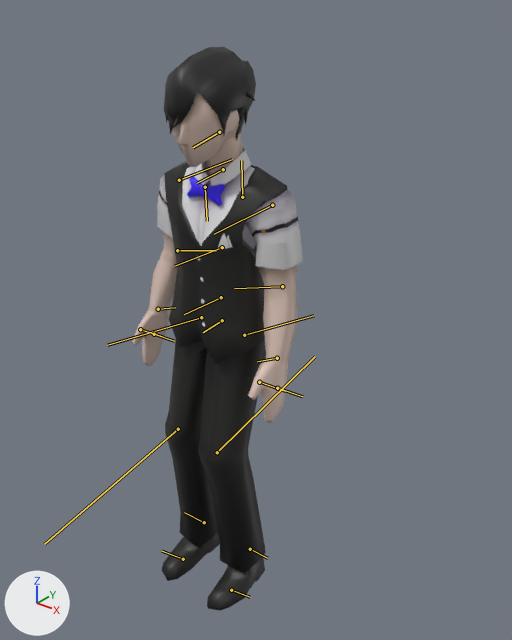
The FBX model Assets/GameMain/Models/Character/Ethan/M_Ethan_Work.fbx, before and after one commit.
Rendered twice from a 50 mm camera at (0.0169, -0.0184, 0.0247) aimed at (0.0012, 0.0013, 0.0125). Lighting does not change. The marker at lower left points along +X, +Y and +Z. Both versions are drawn at frame 24 of the action 'Take 001'; the numbers are the values there. The bones that bend it are drawn over the model as lines.

In view in the first picture: 'M_Body', 'M_Bowtie', 'M_Hair', 'M_Lower', 'M_Neckline'.
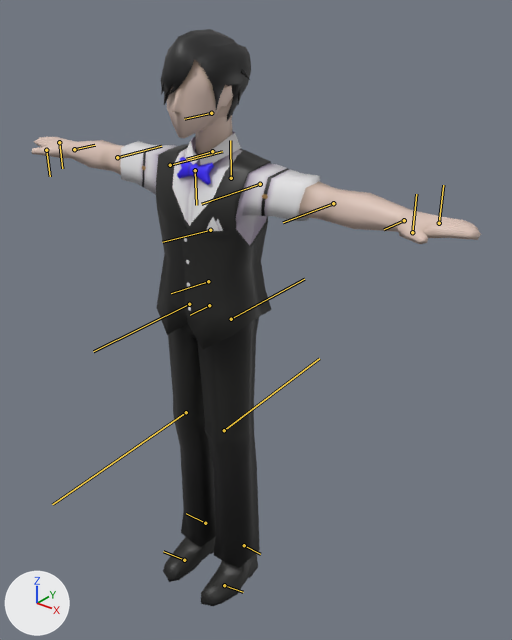
What differs and where, as boxes [x1, y1, x2, y2] in the pictures (512 x 640 px):
'M_Body', posed (162% wider, 19% shorter)
    before: [132, 161, 303, 423]
    after: [31, 137, 481, 349]
'M_Lower', posed (7% narrower)
    before: [162, 338, 266, 611]
    after: [163, 317, 260, 606]
'M_Hair', posed
    before: [164, 47, 256, 178]
    after: [161, 29, 251, 158]
bone 'Ethan_Hips', root to tip
    before: (222, 320) to (203, 332)
    after: (209, 305) to (190, 315)
bone 'Ethan_LeftUpLeg', root to tip
    before: (244, 335) to (314, 315)
    after: (231, 319) to (304, 279)
bone 'Ethan_LeftLeg', root to tip
    before: (217, 452) to (315, 356)
    after: (224, 430) to (319, 358)
bone 'Ethan_LeftFoot', root to tip
    before: (250, 549) to (267, 558)
    after: (244, 545) to (260, 554)
bone 'Ethan_RightUpLeg', root to tip
    before: (201, 317) to (107, 345)
    after: (189, 304) to (93, 351)
bone 'Ethan_RightLeg', root to tip
    before: (178, 429) to (44, 544)
    after: (186, 412) to (52, 504)
bone 'Ethan_RightFoot', root to tip
    before: (204, 522) to (184, 512)
    after: (205, 523) to (186, 513)
bone 'Ethan_LeftArm', root to tip
    before: (272, 205) to (214, 234)
    after: (260, 184) to (201, 204)
bone 'Ethan_LeftForeArm', root to tip
    before: (282, 286) to (234, 288)
    after: (333, 203) to (283, 222)
bone 'Ethan_LeftHand', root to tip
    before: (277, 358) to (257, 361)
    after: (404, 220) to (384, 229)
bone 'Ethan_RightArm', root to tip
    before: (179, 180) to (232, 159)
    after: (170, 165) to (222, 151)
bone 'Ethan_RightForeArm', root to tip
    before: (177, 250) to (216, 250)
    after: (117, 157) to (161, 146)
bone 'Ethan_RightHand', root to tip
    before: (158, 309) to (175, 307)
    after: (74, 149) to (95, 145)
bone 'Ethan_Neck', root to tip
    before: (223, 169) to (197, 183)
    after: (212, 151) to (186, 159)
bone 'Ethan_Head', root to tip
    before: (219, 132) to (193, 147)
    after: (211, 113) to (184, 119)

The change in detail:
Bone 'Ethan_Hips' (bone_ethan_hips) moves from (-0.044, 0.002, 0.065) to (0.0, 0.0, 0.0).
Bone 'Ethan_Hips' (bone_ethan_hips) turns from (0, -2, 4) to (0, 0, 0) degrees about its own x, y and z.
Bone 'Ethan_LeftUpLeg' (bone_ethan_leftupleg) turns from (0, 0, -17) to (0, 0, 0) degrees about its own x, y and z.
Bone 'Ethan_LeftLeg' (bone_ethan_leftleg) turns from (0, 0, 21) to (0, 0, 0) degrees about its own x, y and z.
Bone 'Ethan_LeftFoot' (bone_ethan_leftfoot) turns from (2, -2, -9) to (0, 0, 0) degrees about its own x, y and z.
Bone 'Ethan_RightUpLeg' (bone_ethan_rightupleg) turns from (1, -2, -14) to (0, 0, 0) degrees about its own x, y and z.
Bone 'Ethan_RightLeg' (bone_ethan_rightleg) turns from (0, 0, 18) to (0, 0, 0) degrees about its own x, y and z.
Bone 'Ethan_RightFoot' (bone_ethan_rightfoot) turns from (-3, 2, -7) to (0, 0, 0) degrees about its own x, y and z.
Bone 'Ethan_LeftArm' (bone_ethan_leftarm) turns from (0, -79, 0) to (0, 0, 0) degrees about its own x, y and z.
Bone 'Ethan_LeftForeArm' (bone_ethan_leftforearm) turns from (0, 0, 18) to (0, 0, 0) degrees about its own x, y and z.
Bone 'Ethan_LeftHand' (bone_ethan_lefthand) turns from (0, -5, 0) to (0, 0, 0) degrees about its own x, y and z.
Bone 'Ethan_RightArm' (bone_ethan_rightarm) turns from (0, -80, 0) to (0, 0, 0) degrees about its own x, y and z.
Bone 'Ethan_RightForeArm' (bone_ethan_rightforearm) turns from (0, 0, 19) to (0, 0, 0) degrees about its own x, y and z.
Bone 'Ethan_RightHand' (bone_ethan_righthand) turns from (-1, -13, 0) to (0, 0, 0) degrees about its own x, y and z.
Bone 'Ethan_Neck' (bone_ethan_neck) turns from (0, 0, 4) to (0, 0, 0) degrees about its own x, y and z.
Bone 'Ethan_Head' (bone_ethan_head) turns from (0, 0, 4) to (0, 0, 0) degrees about its own x, y and z.
